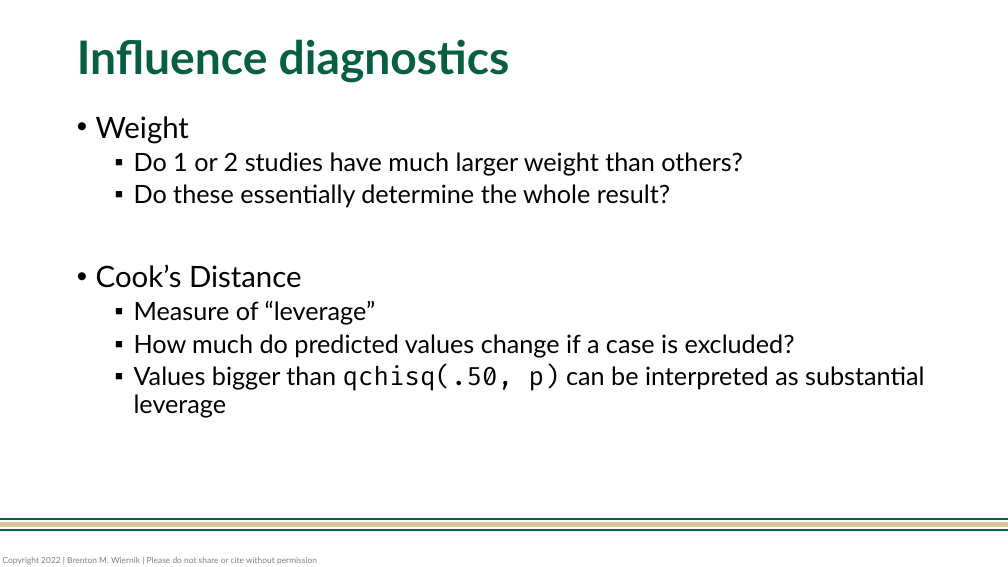
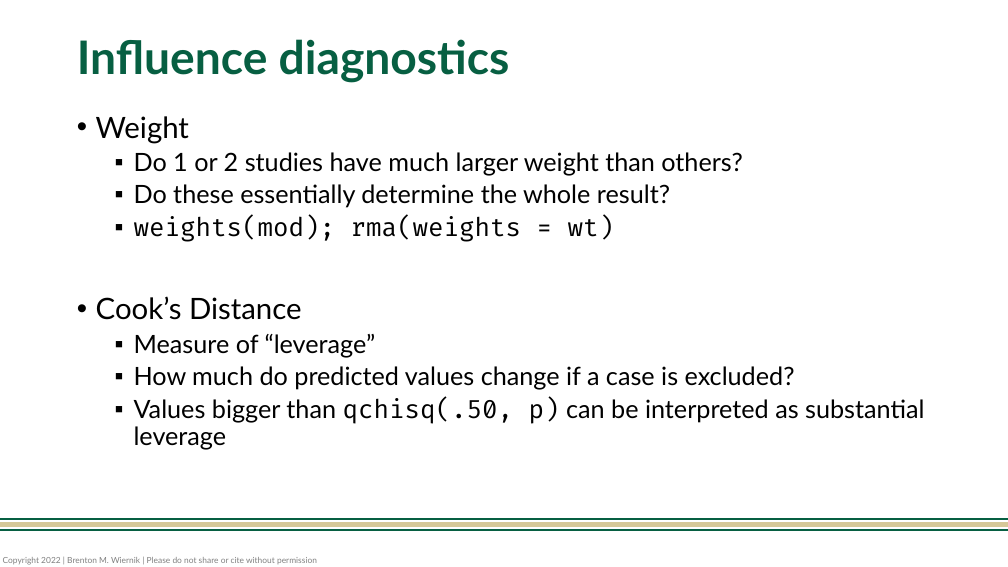
Before and after one commit to bwiernik/meta-workshop, a slide deck: slide 4 of slides/06_sensitivity.pptx. Drawn at 1008x567 pixels with LibreOffice and Linux fonts; fonts in the diff are those of the drawing. Boxes give left, top, right and bottom in pixels: in the first picture for what was removed or moved away, otherwise in the second. Text is boxed around its words. In the diff, an @@ line names an element or a change of style, - is before the commit and + after.

```diff
--- a/slides/06_sensitivity.pptx
+++ b/slides/06_sensitivity.pptx
@@ text at [134,216,615,242]: paragraph added @@
+  ▪ weights(mod); rma(weights = wt)
```
Also in this commit, not shown: 1 other slide changed, 1 other file.
